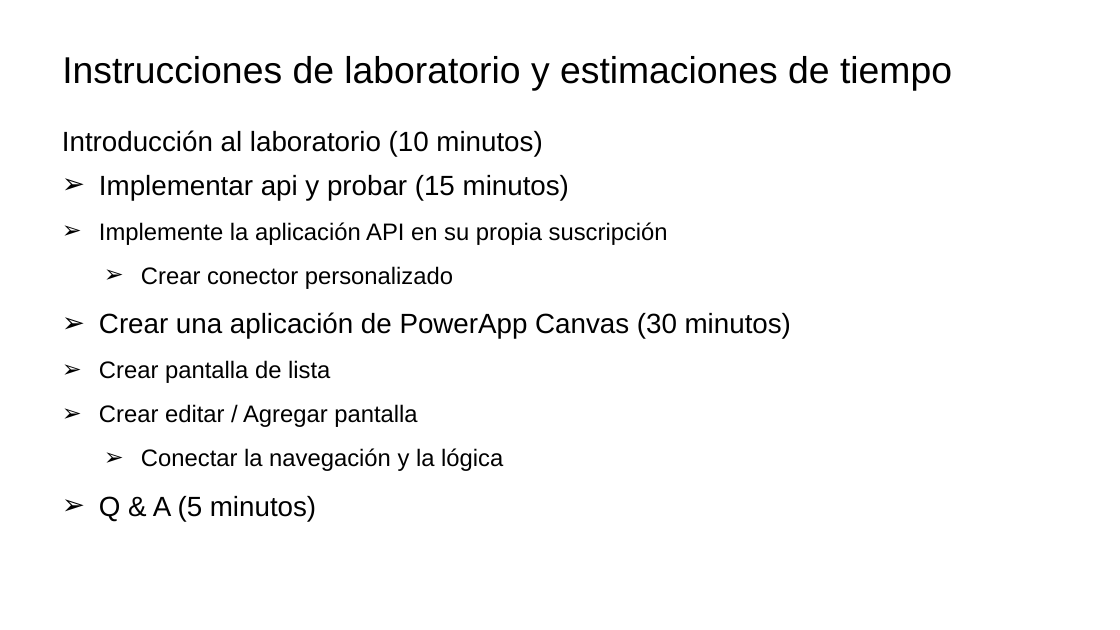
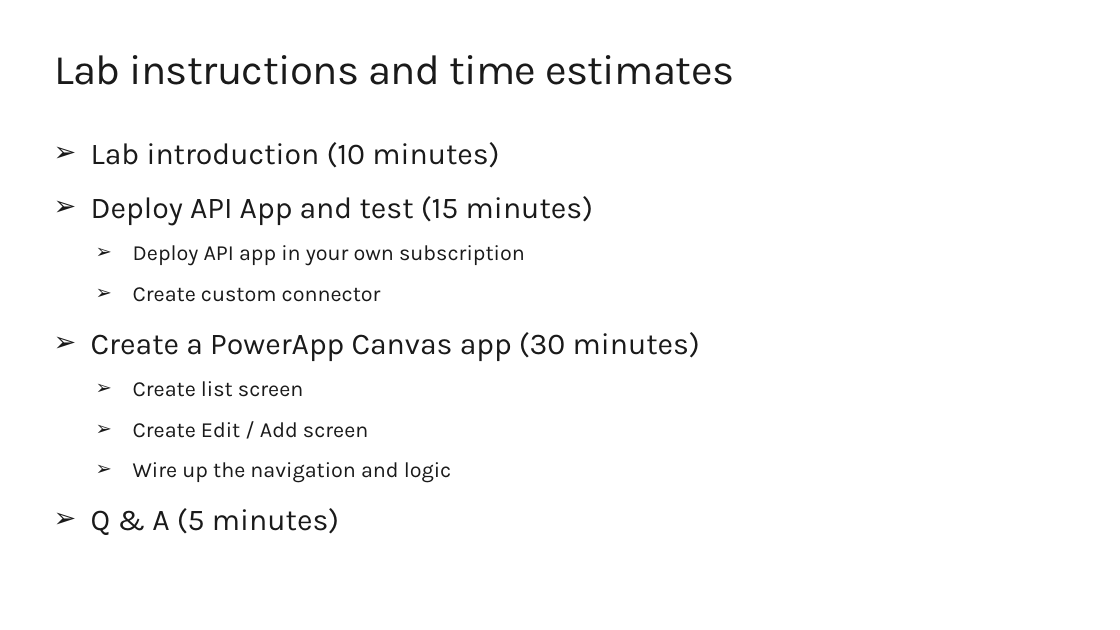
Before and after one commit to CSA-DanielVillamizar/PowerApps-Azure-Lab-M365DevBog, a slide deck: slide 11 of Lab Resources/Hands-on with Power Apps and Azure.pptx (slide 14 before the commit). Drawn at 1120x630 pixels with LibreOffice and Linux fonts; fonts in the diff are those of the drawing; background and template pictures are left out. Boxes give left, top, right and bottom in pixels: in the first picture for what was removed or moved away, otherwise in the second. Text is boxed around its words. In the diff, an @@ line names an element or a change of style, - is before the commit and + after.

```diff
--- a/Lab Resources/Hands-on with Power Apps and Azure.pptx
+++ b/Lab Resources/Hands-on with Power Apps and Azure.pptx
@@ title at box(54, 55, 734, 85): text changed; size 32 to 36 pt; font Arial to Karla; text colour #000000 to #1A1A1A @@
-Instrucciones de laboratorio y estimaciones de tiempo
+Lab instructions and time estimates
@@ text at box(91, 142, 700, 535): text changed; size 20.4 to 18.5 pt; font Arial to Karla; text colour #000000 to #1A1A1A @@
-➢ Introducción al laboratorio (10 minutos)
-  Implementar api y probar (15 minutos)
-  ➢ Implemente la aplicación API en su propia suscripción
-    Crear conector personalizado
-➢ Crear una aplicación de PowerApp Canvas (30 minutos)
-  ➢ Crear pantalla de lista
-    Crear editar / Agregar pantalla
-    Conectar la navegación y la lógica
-➢ Q & A (5 minutos)
+➢ Lab introduction (10 minutes)
+➢ Deploy API App and test (15 minutes)
+  ➢ Deploy API app in your own subscription
+  ➢ Create custom connector
+➢ Create a PowerApp Canvas app (30 minutes)
+  ➢ Create list screen
+  ➢ Create Edit / Add screen
+  ➢ Wire up the navigation and logic
+➢ Q & A (5 minutes)
```
Also in this commit, not shown: 10 other slides changed, 4 slides added, 7 slides removed.
